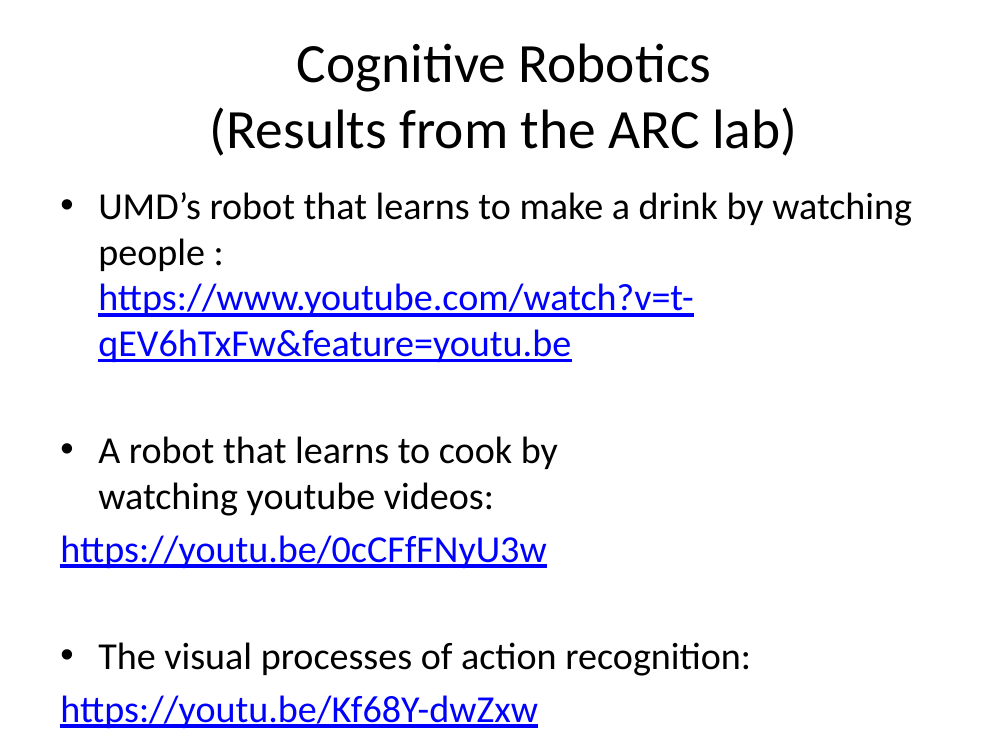
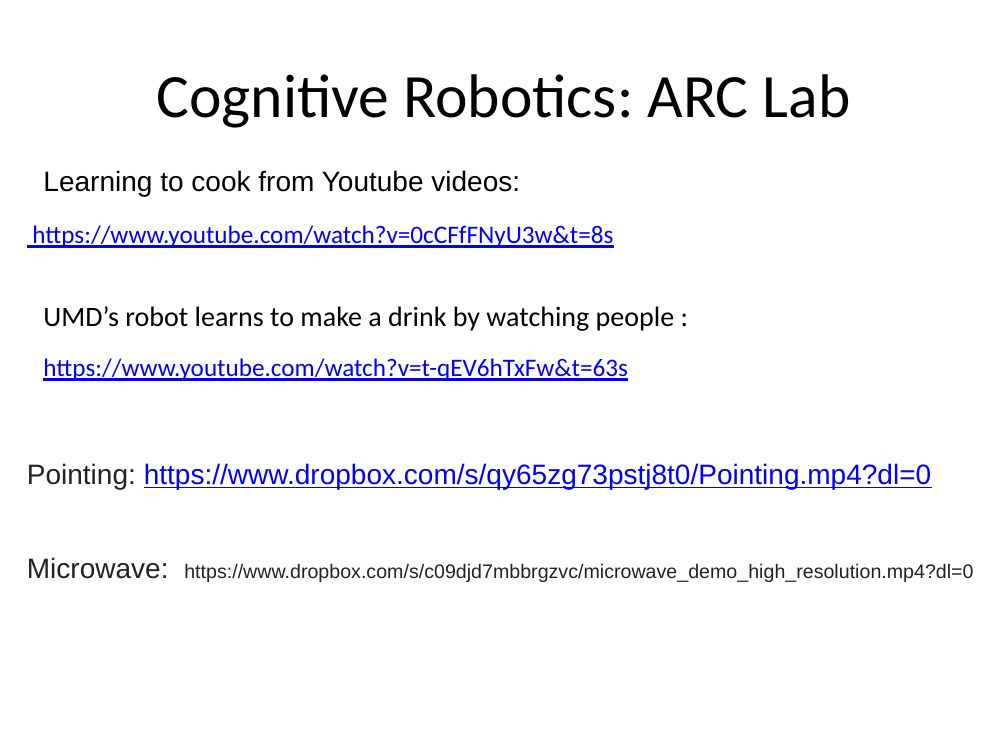
Before and after one commit to amitrokh/CMSC498F, a slide deck: slide 23 of lectures/week_1/Intro.pptx. Drawn at 1008x756 pixels with LibreOffice and Linux fonts; fonts in the diff are those of the drawing. Boxes give left, top, right and bottom in pixels: in the first picture for what was removed or moved away, otherwise in the second. Text is boxed around its words. In the diff, an @@ line names an element or a change of style, - is before the commit and + after.

```diff
--- a/lectures/week_1/Intro.pptx
+++ b/lectures/week_1/Intro.pptx
@@ title at [156,74,851,128]: text changed; size 39.6 to 44 pt @@
-Cognitive Robotics
-(Results from the ARC lab)
+Cognitive Robotics: ARC Lab
@@ text added at [43,170,520,196], 20 pt, text #000000 @@
+Learning to cook from Youtube videos:
@@ text removed at [60,192,912,728] @@
-• UMD’s robot that learns to make a drink by watching people :
-  https://www.youtube.com/watch?v=t-qEV6hTxFw&feature=youtu.be
-• A robot that learns to cook by watching youtube videos:
-https://youtu.be/0cCFfFNyU3w
-• The visual processes of action recognition:
-https://youtu.be/Kf68Y-dwZxw
@@ text added at [32,225,613,248], 18 pt, text #0000FF, underline @@
+https://www.youtube.com/watch?v=0cCFfFNyU3w&t=8s
@@ text added at [43,306,675,331], 20 pt, text #000000 @@
+UMD’s robot learns to make a drink by watching people :
@@ text added at [43,358,627,381], 18 pt, text #0000FF, underline @@
+https://www.youtube.com/watch?v=t-qEV6hTxFw&t=63s
@@ text added at [27,463,973,582], 14 pt, text #222222 @@
+Pointing: https://www.dropbox.com/s/qy65zg73pstj8t0/Pointing.mp4?dl=0
+Microwave: https://www.dropbox.com/s/c09djd7mbbrgzvc/microwave_demo_high_resolution.mp4?dl=0
```
Also in this commit, not shown: 12 other slides changed.
